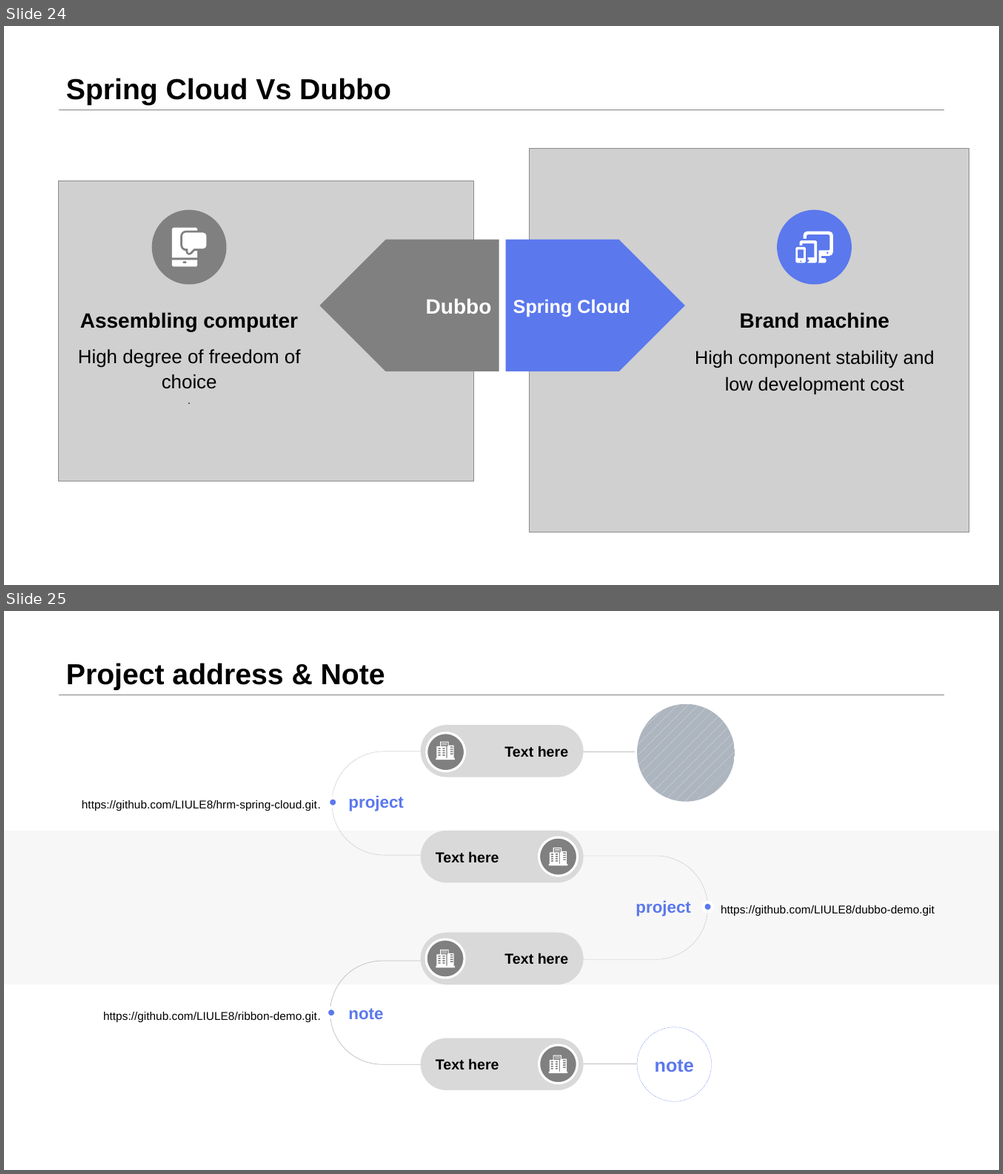
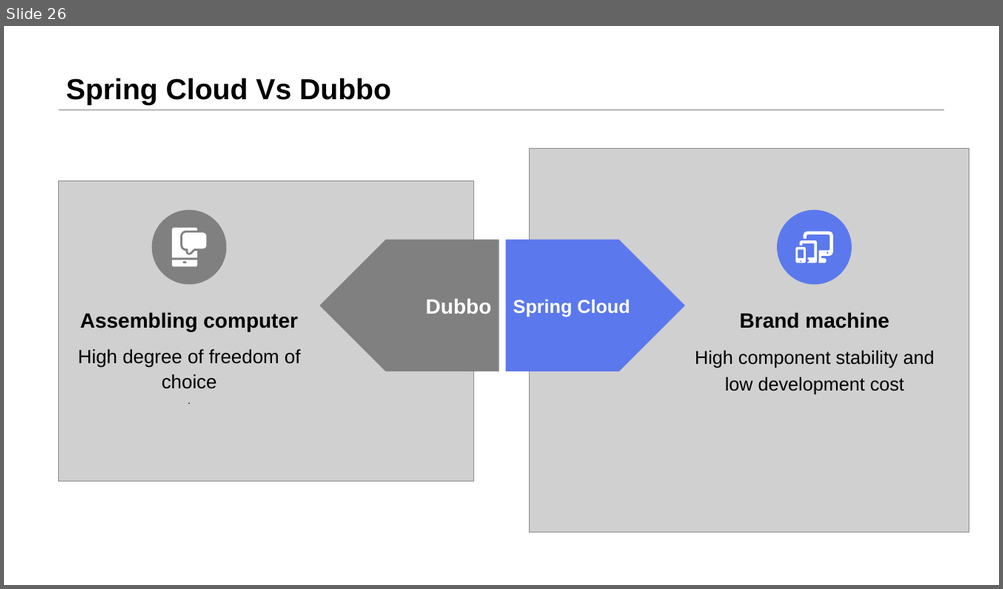
Before and after one commit to LIULE8/ppt, a slide deck: Sharing2.pptx. Shown one above the other, each under a label of ours: slides 24 and 25 before the commit, slide 26 after it. The pictures are 1003x1174 and 1003x589 pixels, drawn with LibreOffice and Linux fonts; fonts in the diff are those of the drawing; grey boxes stand for pictures. Boxes give left, top, right and bottom in pixels: in the first picture for what was removed or moved away, otherwise in the second. Text is boxed around its words. In the diff, an @@ line names an element or a change of style, - is before the commit and + after.

```diff
--- a/Sharing2.pptx
+++ b/Sharing2.pptx
@@ slide 25 removed at (4,611,999,1170), background #FFFFFF; not listed: 1 template element that a slide beside it also shows @@
@@ title removed at (66,663,385,690) @@
-Project address & Note
@@ group removed at (4,704,999,1102): 9 ellipses, 8 lines, 6 arc (boxed as its full ellipse)s, 6 texts, 4 rounded rectangles, 4 freeform shapes, 1 rectangle @@
-Text here
-Text here
-Text here
-Text here
-project
-project
-note
-https://github.com/LIULE8/hrm-spring-cloud.git.
-https://github.com/LIULE8/dubbo-demo.git
-https://github.com/LIULE8/ribbon-demo.git.
-note
@@ what was slide 24 is now slide 26 @@
```
Also in this commit, not shown: 3 slides changed, 3 slides added, 1 other slide removed.
